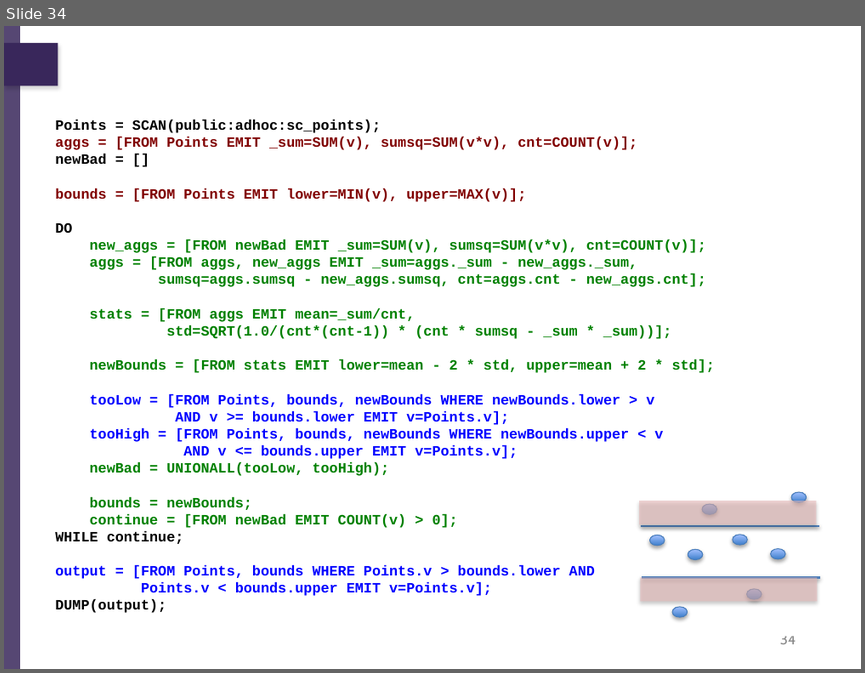
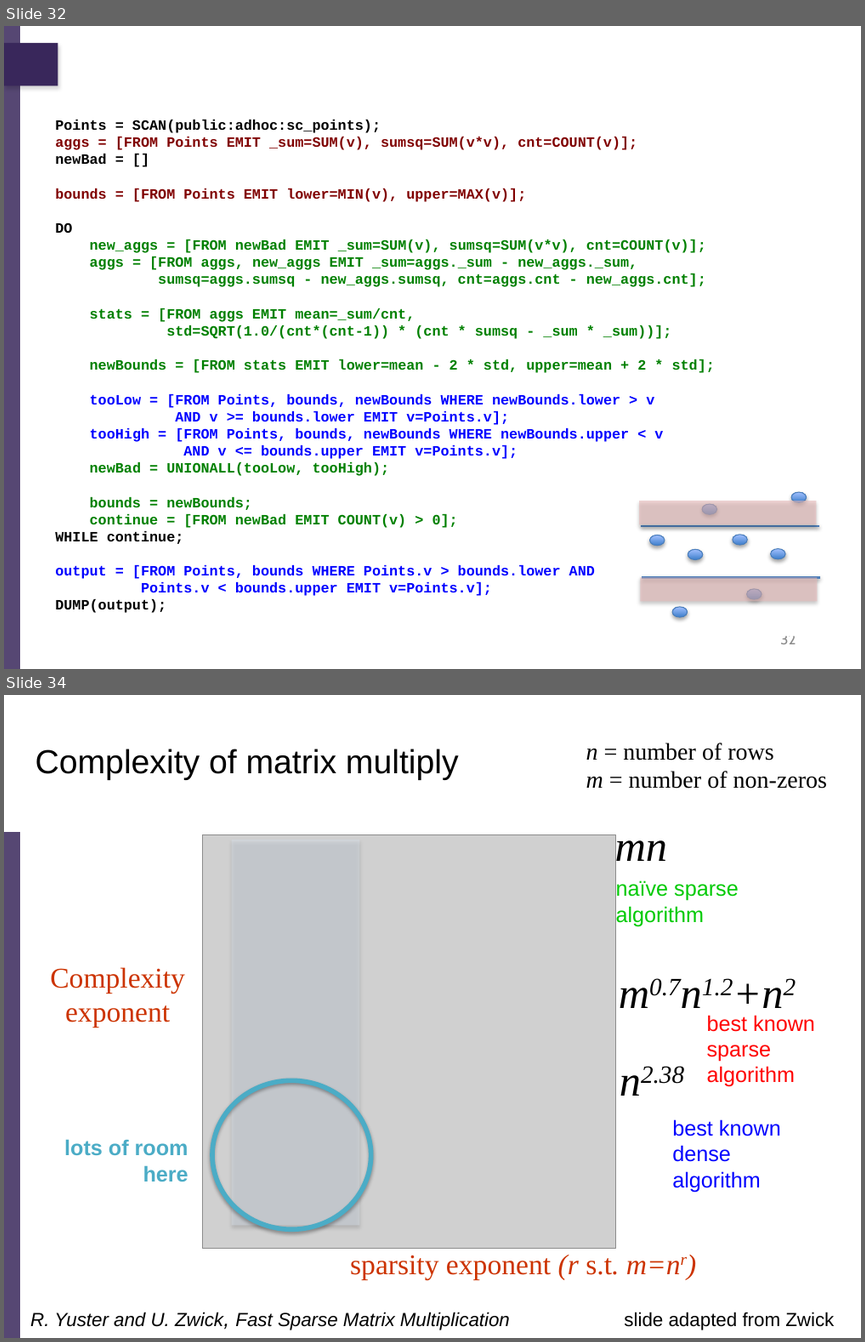
Before and after one commit to billhowe/datasci_course_materials, a slide deck: day1_data_management/part1_relational/03_relational_data_science.pptx. Shown one above the other, each under a label of ours: slide 34 before the commit, slides 32 and 34 after it; the slides between them are not shown. The pictures are 865x673 and 865x1342 pixels, drawn with LibreOffice and Linux fonts; fonts in the diff are those of the drawing; grey boxes stand for pictures; background and template pictures are left out. Boxes give left, top, right and bottom in pixels: in the first picture for what was removed or moved away, otherwise in the second. Text is boxed around its words. In the diff, an @@ line names an element or a change of style, - is before the commit and + after.

```diff
--- a/day1_data_management/part1_relational/03_relational_data_science.pptx
+++ b/day1_data_management/part1_relational/03_relational_data_science.pptx
@@ slide 34 added at <box>4,695,861,1338</box>, background #FFFFFF; not listed: 2 template elements that a slide beside it also shows @@
@@ rectangle added at <box>4,695,861,832</box>, fill #FFFFFF @@
@@ text added at <box>586,743,827,789</box>, 20 pt, text #000000 @@
+n = number of rows
+m = number of non-zeros
@@ text added at <box>35,749,459,780</box>, 28 pt, text #000000 @@
+Complexity of matrix multiply
@@ picture added at <box>202,834,615,1247</box> @@
@@ rectangle added at <box>231,839,359,1225</box>, fill #DCE6F2 at 39% opacity @@
@@ text added at <box>615,834,668,870</box>, 36 pt, text #000000, italic @@
+mn
@@ text added at <box>616,880,738,926</box>, 18 pt, text #01CA04 @@
+naïve sparse algorithm
@@ text added at <box>50,967,185,1027</box>, 24 pt, text #CC3300 @@
+Complexity exponent
@@ text added at <box>702,978,733,996</box>, 36 pt, text #000000, italic @@
+m0.7n1.2+n2
@@ text added at <box>707,1015,815,1087</box>, 18 pt, text #FF0000 @@
+best known sparse algorithm
@@ text added at <box>641,1066,684,1083</box>, 36 pt, text #000000, italic @@
+n2.38
@@ ellipse added at <box>212,1081,370,1230</box>, outline #4BACC6 4 pt @@
@@ text added at <box>672,1119,781,1191</box>, 18 pt, text #0000FF @@
+best known dense algorithm
@@ text added at <box>64,1139,188,1182</box>, 18 pt, text #4BACC6, bold @@
+lots of room here
@@ text added at <box>350,1254,681,1279</box>, 24 pt, text #CC3300 @@
+sparsity exponent (r s.t. m=nr)
@@ text added at <box>30,1311,510,1330</box>, 16 pt, text #000000, italic @@
+R. Yuster and U. Zwick, Fast Sparse Matrix Multiplication
@@ text added at <box>624,1311,834,1330</box>, 16 pt, text #000000 @@
+slide adapted from Zwick
@@ what was slide 34 is now slide 32 @@
@@ page number at <box>780,635,795,644</box>: text changed @@
-34
+32
```
Also in this commit, not shown: 17 slides changed, 5 other slides added, 5 slides removed, 39 other files.
